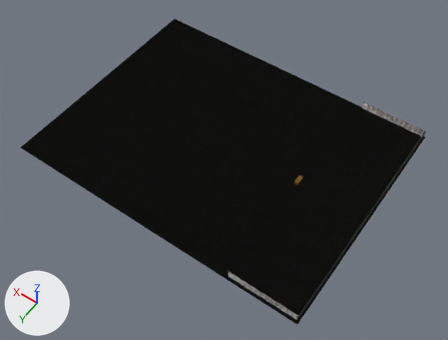
The Blender file src/assets/source/desk.blend, before and after one commit.
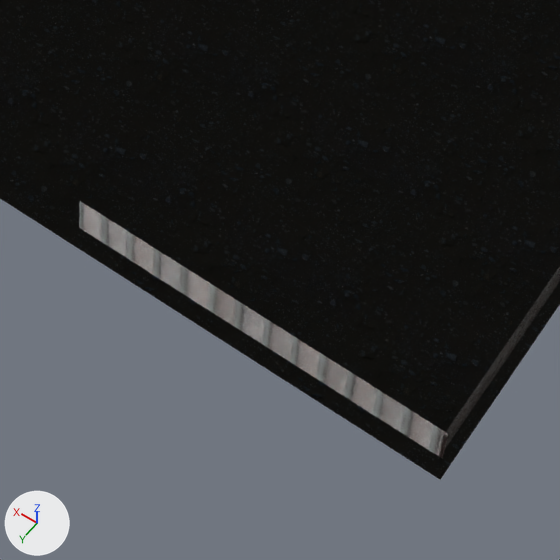
The first picture shows the older version from a 50 mm lens placed at (-31.1, 69.0, 98.7), pointed at (15.1, 4.3, -3.0). The close-ups show both versions on the part from 47% to 72% of the width and 68% to 100% of the height of that picture; other places that the commit changed are outside them. Arrows for +X, +Y and +Z are at lower left; the lights stay in place.

Objects in the first close-up: 'Brick Wall', 'Brick Wall.002', 'Ground', 'Hedge???'.
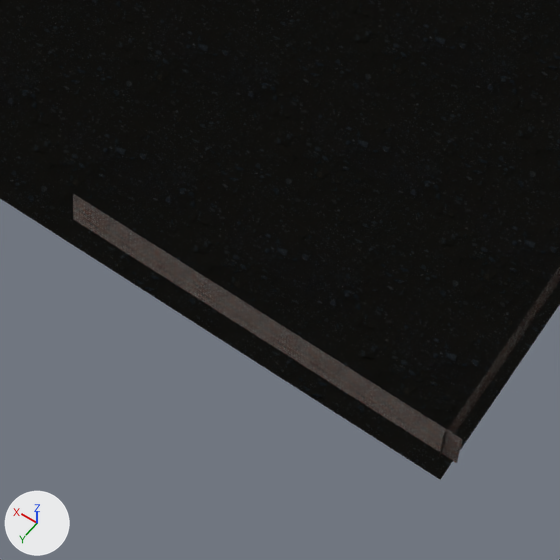
Scene script edits in JSON lines:
```json
{"op": "add", "block": "img_bricks023_1k_roughness_jpg_001", "code": ["img_bricks023_1k_roughness_jpg_001 = load_image('Bricks023_1K_Roughness.jpg.001', '../Textures/Bricks023_1K-JPG/Bricks023_1K_Roughness.jpg', 1024, 1024, 'sRGB')"]}
{"op": "add", "block": "img_bricks023_1k_normal_jpg_001", "code": ["img_bricks023_1k_normal_jpg_001 = load_image('Bricks023_1K_Normal.jpg.001', '../Textures/Bricks023_1K-JPG/Bricks023_1K_Normal.jpg', 1024, 1024, 'sRGB')"]}
{"op": "add", "block": "img_bricks023_1k_color_jpg_001", "code": ["img_bricks023_1k_color_jpg_001 = load_image('Bricks023_1K_Color.jpg.001', '../Textures/Bricks023_1K-JPG/Bricks023_1K_Color.jpg', 1024, 1024, 'sRGB')"]}
{"block": "mat_bricks_002", "where": "n0 = _N.new('ShaderNodeBsdfPrincipled'); n0.name = 'Principled BSDF'"}
{"op": "add", "block": "mat_bricks_002", "code": "n0.inputs[13].default_value = 0.0  # 'Specular IOR Level'"}
{"op": "add", "block": "mat_bricks_004", "code": ["mat_bricks_004 = bpy.data.materials.new('Bricks.004')", "# uses the picture img_bricks023_1k_color_jpg_001", "# uses the picture img_bricks023_1k_normal_jpg_001", "# uses the picture img_bricks023_1k_roughness_jpg_001"]}
{"block": "me_plane_001", "where": "me_plane_001.from_pydata(...)  # 4 vertices, 1 face; spans x -1.0..1.0, y -1.0..1.0, z 0.0"}
{"op": "remove", "block": "me_plane_001", "code": "me_plane_001.materials.append(mat_bricks_002)"}
{"op": "add", "block": "me_plane_001", "code": "me_plane_001.materials.append(mat_bricks_004)"}
{"op": "set", "path": "ob_brick_wall.location", "old": "(-8.02, 25.27, 0.89)", "new": "(-8.07, 25.13, 0.89)"}
{"op": "set", "path": "ob_brick_wall.rotation_euler", "old": "(-1.571, 1.571, 0.0)", "new": "(-1.571, 0.0, 3.142)", "note": "degrees (-90, 90, 0) -> degrees (-90, 0, 180)"}
{"op": "set", "path": "ob_brick_wall.scale", "old": "(1.0, 7.25, 4.96)", "new": "(7.66, -0.911, 4.96)"}
```

Pixel boxes (x1, y1, x2, y2) of what changed, in the close-ups (560 x 560 px):
```json
{"object": "Brick Wall", "change": "surface changed, recoloured, moved, turned, rescaled", "before": [79, 201, 448, 458], "after": [73, 194, 462, 463]}
{"object": "Brick Wall.002", "change": "surface changed", "before": [438, 266, 560, 459], "after": [438, 266, 560, 459]}
```
